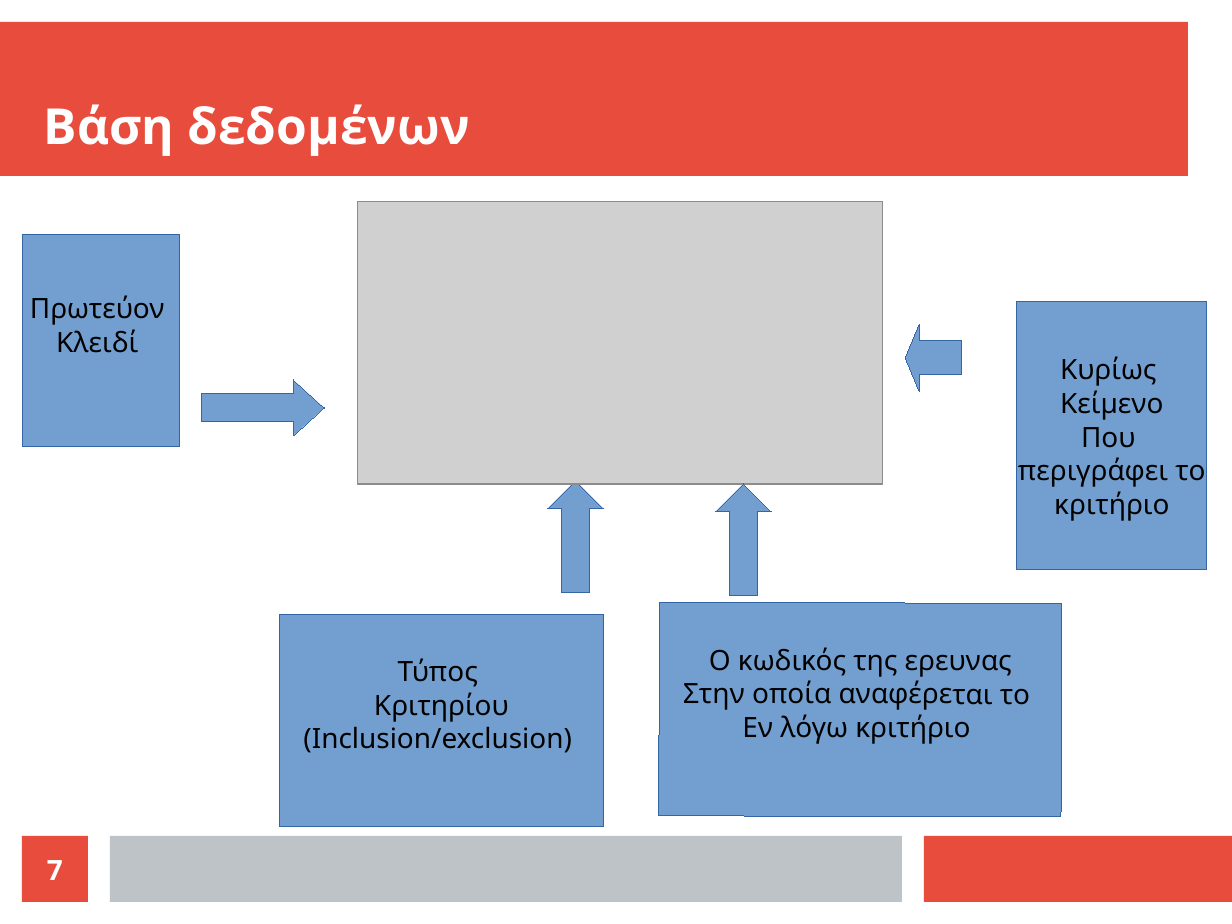
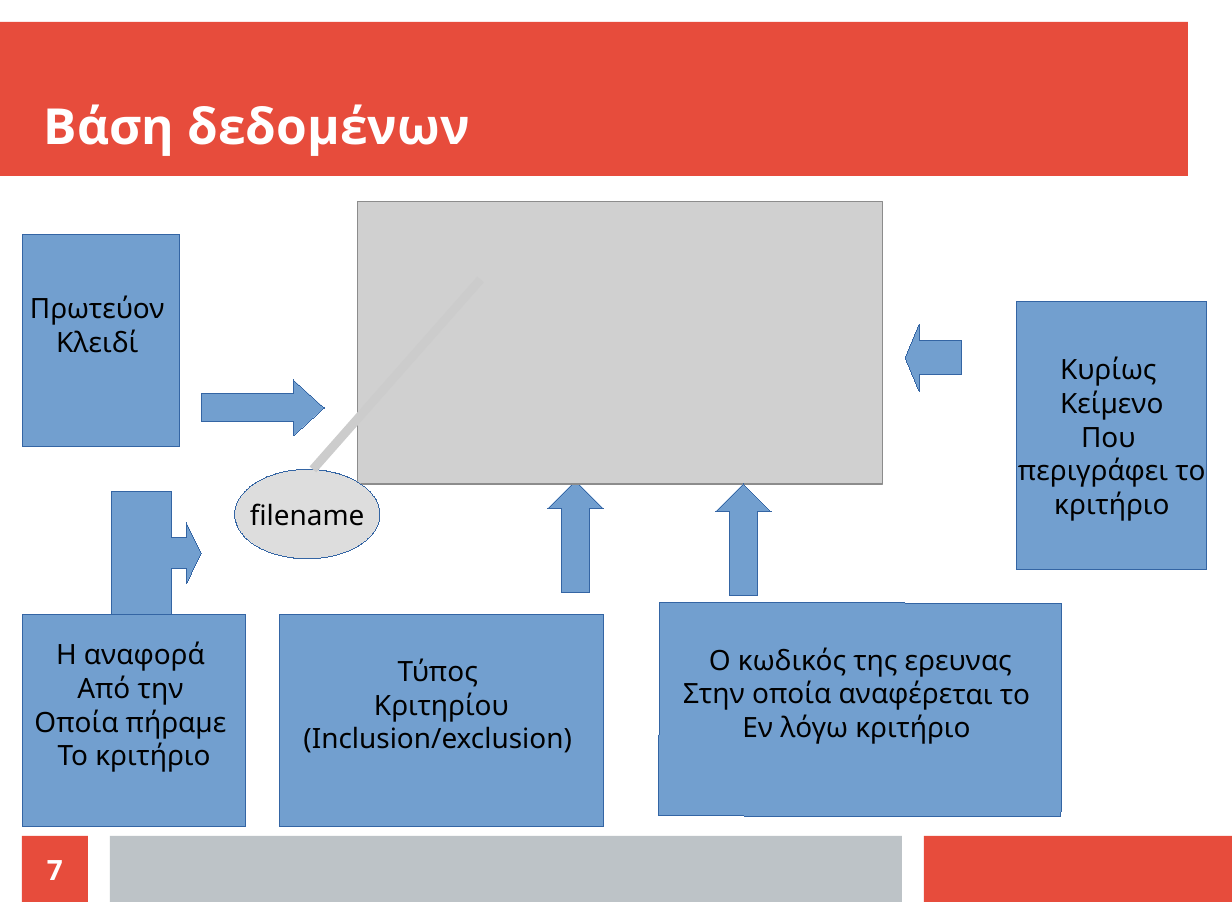
Before and after one commit to jkvoulgaridis/appathonNTUA, a slide deck: slide 7 of presebtation.odp. Drawn at 1232x924 pixels with LibreOffice and Linux fonts; fonts in the diff are those of the drawing; grey boxes stand for pictures. Boxes give left, top, right and bottom in pixels: in the first picture for what was removed or moved away, otherwise in the second. Text is boxed around its words. In the diff, an @@ line names an element or a change of style, - is before the commit and + after.

```diff
--- a/presebtation.odp
+++ b/presebtation.odp
@@ line added from (481, 279) to (313, 470), #CCCCCC 5.67 pt @@
@@ ellipse added at (235,470,380,559), fill #DDDDDD, outline #3465A4 0 pt, 18 pt, text #000000 @@
+filename
@@ right arrow callout added at (112,492,201,615), fill #729FCF, outline #3465A4 0 pt @@
@@ rectangle added at (22,615,246,827), fill #729FCF, outline #3465A4 0 pt, 18 pt, text #000000 @@
+Η αναφορά
+Από την
+Οποία πήραμε
+Το κριτήριο
```
Also in this commit, not shown: 1 other slide changed, 3 other files.
